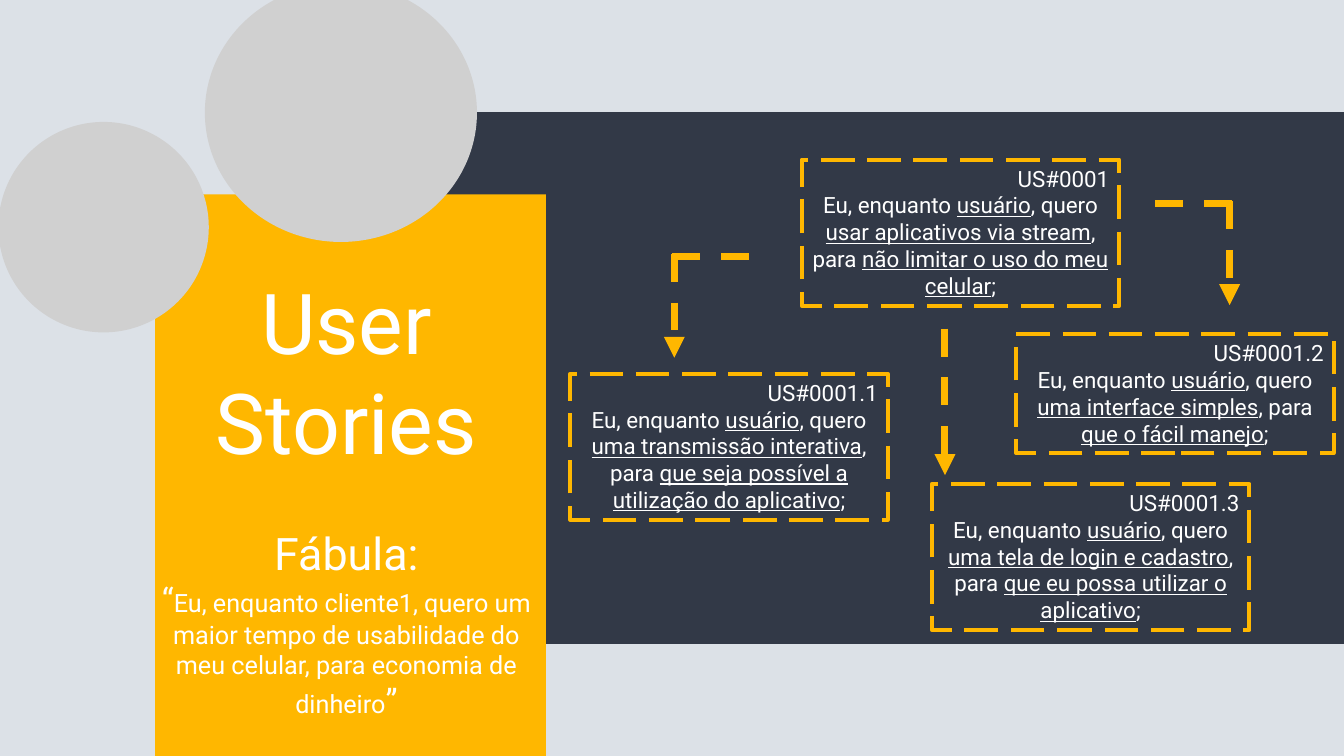
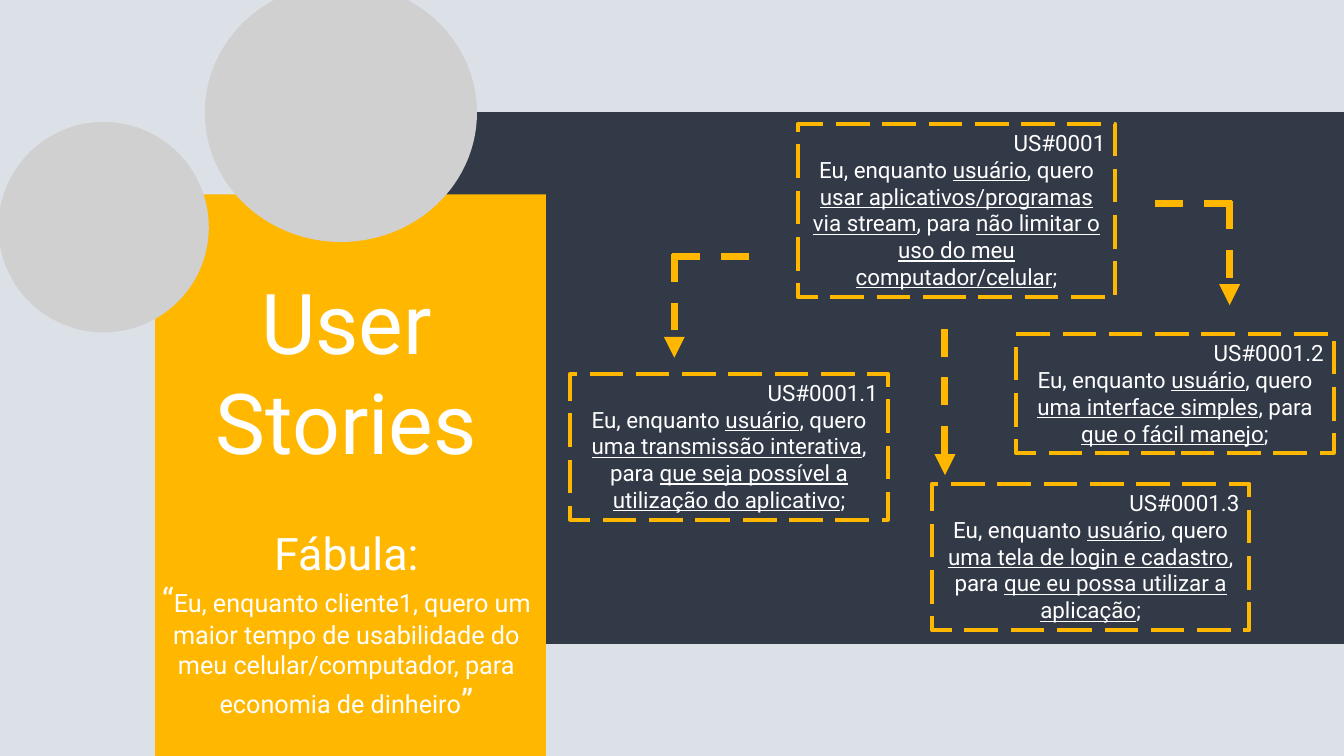
Before and after one commit to henrique-zigon/primeiro-repositorio, a slide deck: slide 3 of Analise_de_Sistemas/trabalho individual.pptx. Drawn at 1344x756 pixels with LibreOffice and Linux fonts; fonts in the diff are those of the drawing; grey boxes stand for pictures. Boxes give left, top, right and bottom in pixels: in the first picture for what was removed or moved away, otherwise in the second. Text is boxed around its words. In the diff, an @@ line names an element or a change of style, - is before the commit and + after.

```diff
--- a/Analise_de_Sistemas/trabalho individual.pptx
+++ b/Analise_de_Sistemas/trabalho individual.pptx
@@ rectangle "US#0001": place and size @@
-rectangle "US#0001" at <box>802,160,1119,307</box>
+rectangle "US#0001" at <box>798,124,1115,297</box>
@@ text in rectangle at <box>813,161,1100,290</box>: text changed @@
-Eu, enquanto usuário, quero usar aplicativos via stream, para não limitar o uso do meu celular;
+Eu, enquanto usuário, quero usar aplicativos/programas via stream, para não limitar o uso do meu computador/celular;
@@ text in rectangle at <box>948,521,1233,623</box>: text changed @@
-Eu, enquanto usuário, quero uma tela de login e cadastro, para que eu possa utilizar o aplicativo;
+Eu, enquanto usuário, quero uma tela de login e cadastro, para que eu possa utilizar a aplicação;
@@ text at <box>173,593,531,714</box>: text changed @@
-“Eu, enquanto cliente1, quero um maior tempo de usabilidade do meu celular, para economia de dinheiro”
+“Eu, enquanto cliente1, quero um maior tempo de usabilidade do meu celular/computador, para economia de dinheiro”
```
Also in this commit, not shown: 9 other slides changed, 20 slides added, 6 other files.
